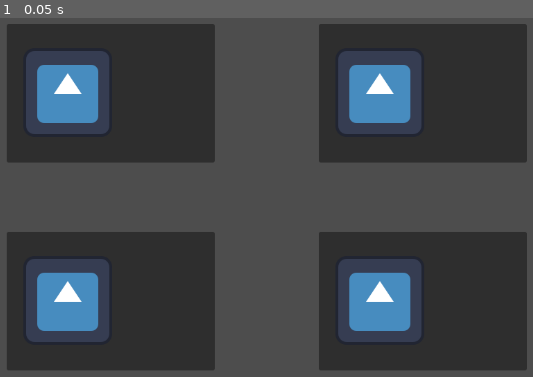
Above: before the commit, frame 1.
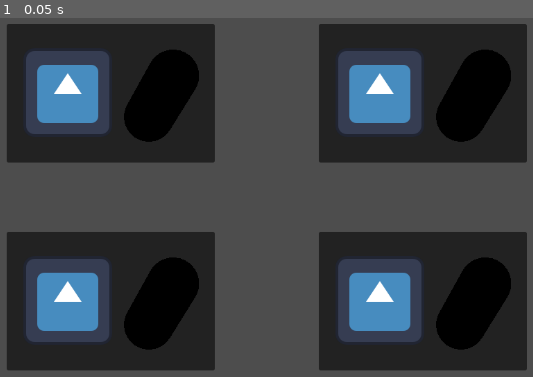
Above: after the commit, the same moment.

Repository: SUNTheBaer/lowball
Game: Godot game, scene res://levels/vendor_select.tscn
The game is run twice, just before and just after one commit, with the same random seed, the same clock (stepped at 60 frames per second) and the same inputs. The engine's default icon, where the game draws it, is replaced by a stand-in: a white triangle on a blue panel in a dark square.
Inputs:
- Up to frame 1 (0.05 s): no input

The runs differ from the first frame. In frame 1, 9.4% of the frame differs, in the area x 23-96%, y 8-93%.

Commit message:
Adding subviewport for 3D model views

Diff:
--- a/characters/vendor_button.tscn
+++ /dev/null
@@ -1,16 +0,0 @@
-[gd_scene format=3 uid="uid://b4cmdsdhan5wh"]
-
-[ext_resource type="Texture2D" uid="uid://b2y8lo7et7f6r" path="res://assets/icon.svg" id="1_gw6ef"]
-[ext_resource type="PackedScene" uid="uid://cfr001u1pdap8" path="res://assets/Copper_Bar.gltf" id="2_pqjpl"]
-
-[node name="VendorButton" type="Button" unique_id=308123727]
-offset_right = 300.0
-offset_bottom = 200.0
-
-[node name="VendorSprite" type="Sprite2D" parent="." unique_id=2137204921]
-position = Vector2(88, 99)
-texture = ExtResource("1_gw6ef")
-
-[node name="ItemPivot" type="Node3D" parent="." unique_id=1462286980]
-
-[node name="ItemModel" parent="ItemPivot" unique_id=597423733 instance=ExtResource("2_pqjpl")]
--- /dev/null
+++ b/characters/vendor_panel_template.tscn
@@ -0,0 +1,44 @@
+[gd_scene format=3 uid="uid://b4cmdsdhan5wh"]
+
+[ext_resource type="Texture2D" uid="uid://b2y8lo7et7f6r" path="res://assets/icon.svg" id="1_gw6ef"]
+
+[sub_resource type="ViewportTexture" id="ViewportTexture_65khg"]
+viewport_path = NodePath("SubViewport")
+
+[sub_resource type="StandardMaterial3D" id="StandardMaterial3D_65khg"]
+albedo_color = Color(0.2627451, 1, 1, 1)
+
+[sub_resource type="CapsuleMesh" id="CapsuleMesh_65khg"]
+
+[node name="VendorPanelTemplate" type="Panel" unique_id=2077156705]
+offset_right = 300.0
+offset_bottom = 200.0
+
+[node name="Button" type="Button" parent="." unique_id=1298604402]
+layout_mode = 0
+offset_right = 300.0
+offset_bottom = 200.0
+
+[node name="VendorSprite" type="Sprite2D" parent="." unique_id=2137204921]
+position = Vector2(88, 99)
+texture = ExtResource("1_gw6ef")
+
+[node name="TextureRect" type="TextureRect" parent="." unique_id=1749299312]
+layout_mode = 0
+offset_left = -34.0
+offset_top = -151.0
+offset_right = 478.0
+offset_bottom = 361.0
+texture = SubResource("ViewportTexture_65khg")
+
+[node name="SubViewport" type="SubViewport" parent="." unique_id=196198475]
+transparent_bg = true
+
+[node name="Camera3D" type="Camera3D" parent="SubViewport" unique_id=1618681532]
+transform = Transform3D(1, 0, 0, 0, 1, 0, 0, 0, 1, 0, 0, 7.5)
+fov = 50.0
+
+[node name="MeshInstance3D" type="MeshInstance3D" parent="SubViewport" unique_id=255591353]
+transform = Transform3D(0.873874, 0.4744609, 0.10597633, -0.38514757, 0.80868596, -0.4446216, -0.29665712, 0.3477268, 0.8894272, 0, 0, 0)
+material_override = SubResource("StandardMaterial3D_65khg")
+mesh = SubResource("CapsuleMesh_65khg")
--- a/levels/vendor_select.tscn
+++ b/levels/vendor_select.tscn
@@ -1,28 +1,28 @@
 [gd_scene format=3 uid="uid://o3erh0y7xbcp"]
 
-[ext_resource type="PackedScene" uid="uid://b4cmdsdhan5wh" path="res://characters/vendor_button.tscn" id="1_6r5jp"]
+[ext_resource type="PackedScene" uid="uid://b4cmdsdhan5wh" path="res://characters/vendor_panel_template.tscn" id="1_6r5jp"]
 
 [node name="VendorSelect" type="Node2D" unique_id=287184111]
 
-[node name="VendorButton" parent="." unique_id=308123727 instance=ExtResource("1_6r5jp")]
+[node name="VendorPanelTemplate1" parent="." unique_id=308123727 instance=ExtResource("1_6r5jp")]
 offset_left = 200.0
 offset_top = 75.0
 offset_right = 500.0
 offset_bottom = 275.0
 
-[node name="VendorButton2" parent="." unique_id=2048795951 instance=ExtResource("1_6r5jp")]
+[node name="VendorPanelTemplate2" parent="." unique_id=2048795951 instance=ExtResource("1_6r5jp")]
 offset_left = 650.0
 offset_top = 75.0
 offset_right = 950.0
 offset_bottom = 275.0
 
-[node name="VendorButton3" parent="." unique_id=1474464993 instance=ExtResource("1_6r5jp")]
+[node name="VendorPanelTemplate3" parent="." unique_id=1474464993 instance=ExtResource("1_6r5jp")]
 offset_left = 200.0
 offset_top = 375.0
 offset_right = 500.0
 offset_bottom = 575.0
 
-[node name="VendorButton4" parent="." unique_id=1073659523 instance=ExtResource("1_6r5jp")]
+[node name="VendorPanelTemplate4" parent="." unique_id=1073659523 instance=ExtResource("1_6r5jp")]
 offset_left = 650.0
 offset_top = 375.0
 offset_right = 950.0
Not shown, removed: assets/Copper_Bar.gltf
Not shown, removed: assets/Copper_Bar.gltf.import
